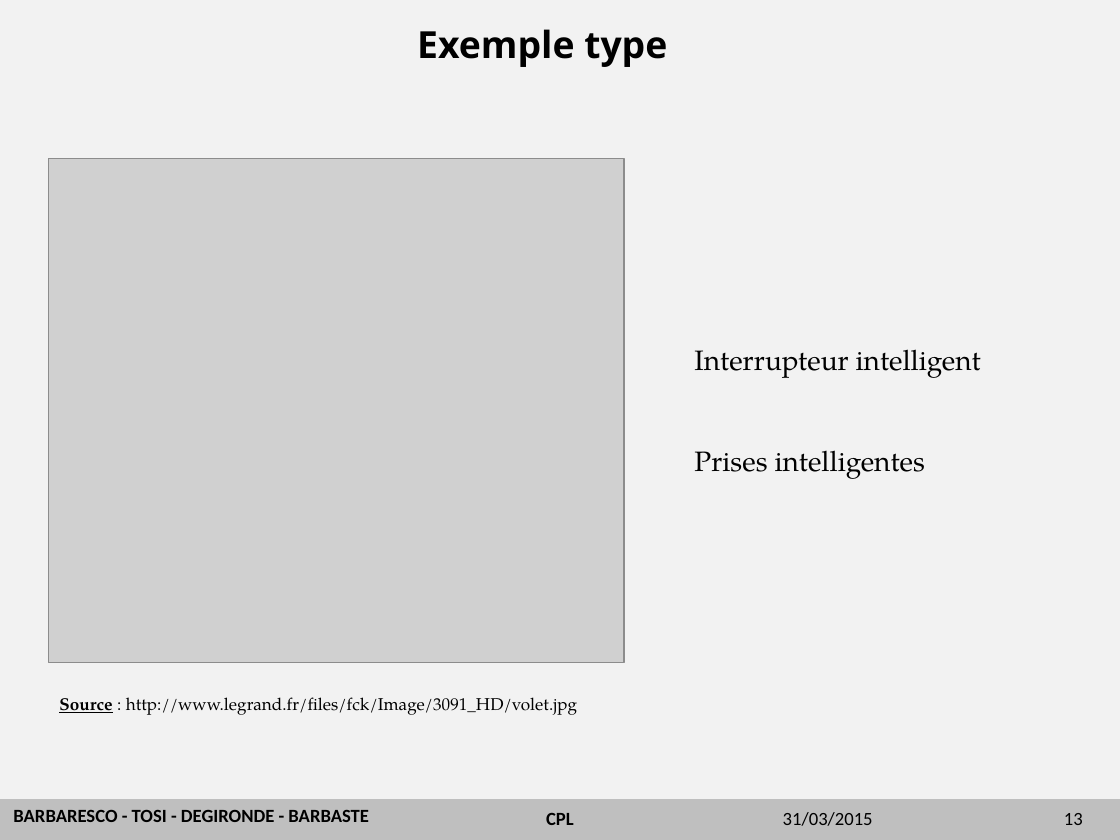
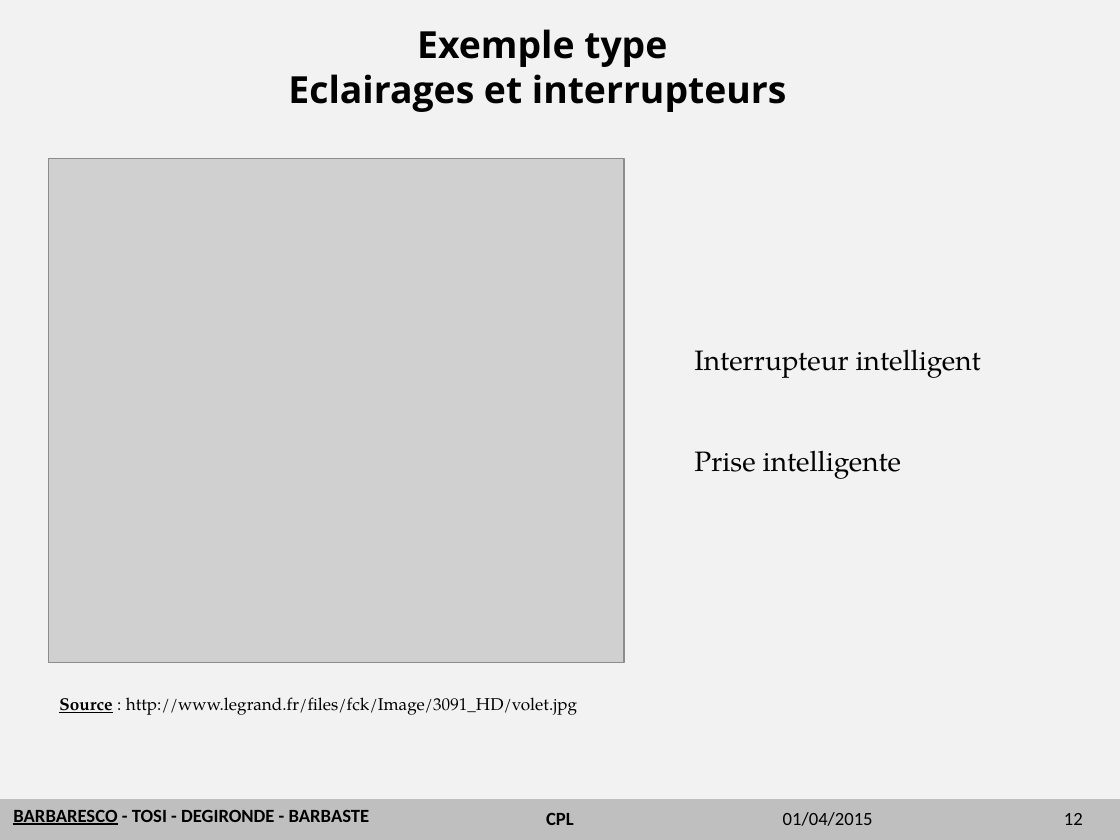
Before and after one commit to emeric254/BETelecomsCPL2014, a slide deck: slide 12 of diapo/CPL.pptx (slide 13 before the commit). Drawn at 1120x840 pixels with LibreOffice and Linux fonts; fonts in the diff are those of the drawing; grey boxes stand for pictures; background and template pictures are left out. Boxes give left, top, right and bottom in pixels: in the first picture for what was removed or moved away, otherwise in the second. Text is boxed around its words. In the diff, an @@ line names an element or a change of style, - is before the commit and + after.

```diff
--- a/diapo/CPL.pptx
+++ b/diapo/CPL.pptx
@@ title at <box>288,29,787,112</box>: text changed @@
-Exemple type
+Exemple type
+Eclairages et interrupteurs
@@ text at <box>694,450,901,479</box>: text changed @@
-Prises intelligentes
+Prise intelligente
@@ text "BARBARESCO - TOSI - DEGIRONDE ..." at <box>13,810,370,825</box>: underline on in "BARBARESCO" @@
@@ text at <box>783,812,873,826</box>: text changed @@
-31/03/2015
+01/04/2015
@@ page number at <box>1064,813,1083,825</box>: text changed @@
-13
+12
```
Also in this commit, not shown: 18 other slides changed, 5 slides removed, 1 other file.
